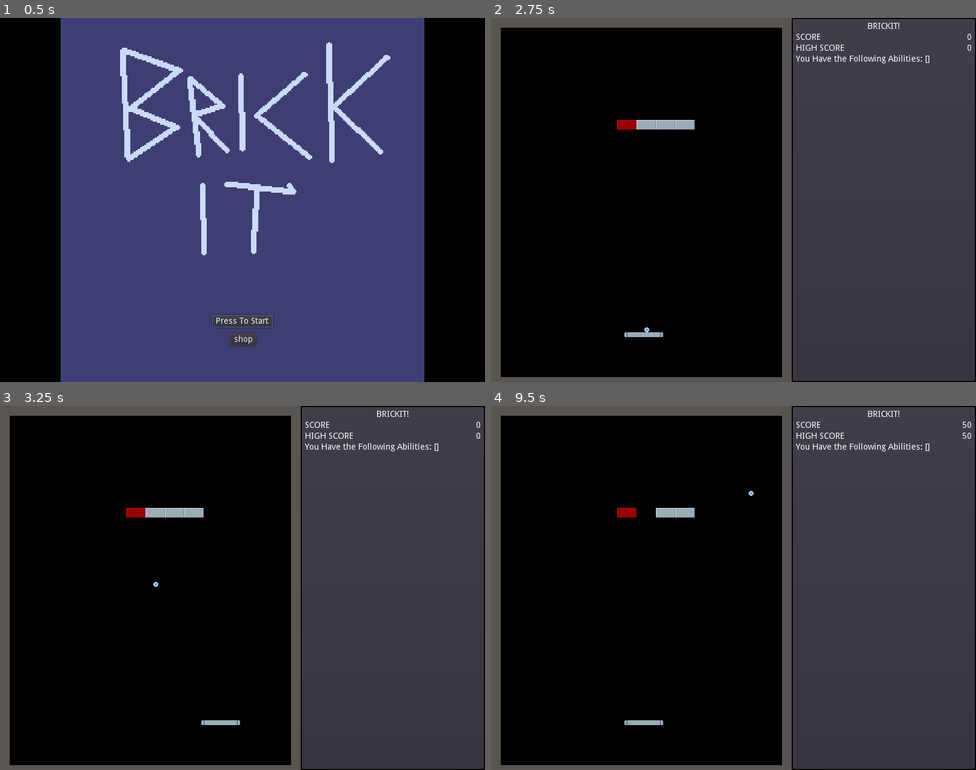
Above: before the commit, frames 1-4 (two rows, left to right).
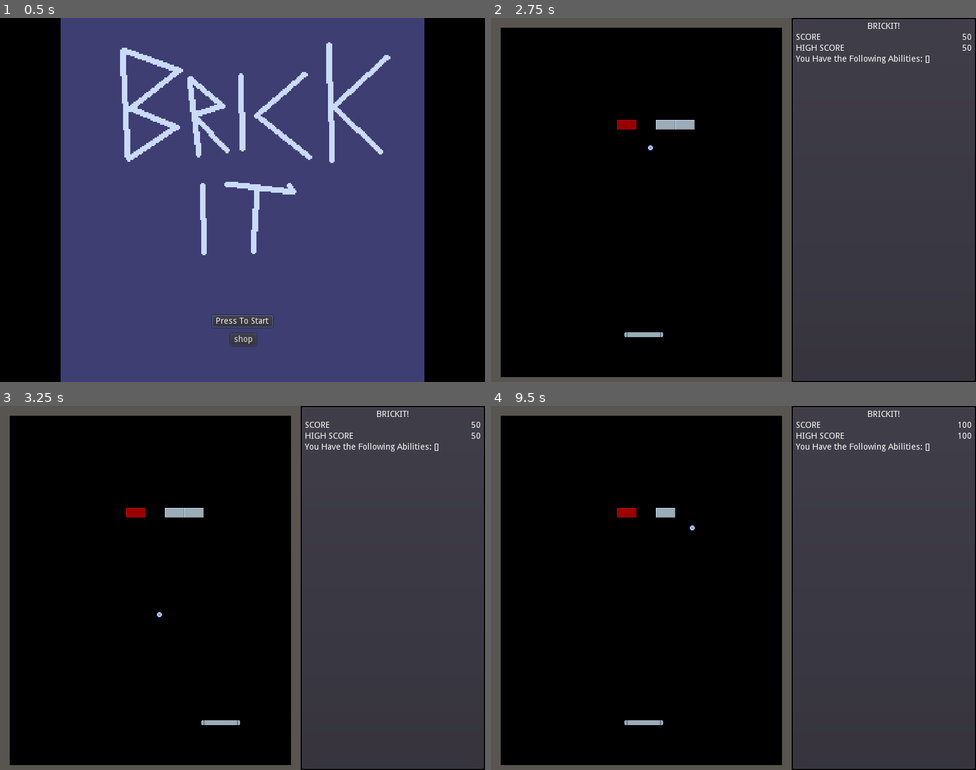
Above: after the commit, the same moments.

Repository: YeOldeDM/brickit
Game: Godot game, scene res://Title/Title.tscn
Same seed, same stepped clock (60 frames per second), same inputs: the game is played once before the commit and once after it.
Inputs:
- Up to frame 1 (0.5 s): no input
- Up to frame 2 (2.75 s): click "Press To Start" at 0.5 s; hold Right (ui_right) 1.28-2.03 s; tap Space (launch_ball) at 1.35, 2.1 s; hold Left (ui_left) from 2.03 s (still down)
- Up to frame 3 (3.25 s): release Left (ui_left) at 2.78 s; hold Right (ui_right) from 2.78 s (still down); tap Space (launch_ball) at 2.85 s
- Up to frame 4 (9.5 s): tap Space (launch_ball) every 0.75 s from 3.6 to 8.85 s; tap Enter at 4.25 s; release Right (ui_right) at 4.28 s; hold Left (ui_left) 4.28-6.53 s; hold Right (ui_right) 6.53-8.78 s; hold Left (ui_left) from 8.78 s (still down)

Frame 1 is identical in both runs. In frame 2, 0.1% of the frame differs, in the area x 30-98%, y 4-87%; in frame 3, 0.1%; in frame 4, 0.2%, in the area x 38-98%, y 4-35%.

Commit message:
different kind of paddle deflection

Diff:
--- a/PROJECT/Ball/Ball.gd
+++ b/PROJECT/Ball/Ball.gd
@@ -6,6 +6,17 @@
 const YLIMIT = 260
 # How much ball is deflected left/right when hitting the edge of the paddle
 const PADDLE_DEFLECT = 120
+
+var deflects = [
+	-150,
+	-75,
+	-32,
+	0,
+	32,
+	75,
+	150,
+]
+
 
 var velocity = Vector2(180,600) #must begin with some Y velocity!
 
@@ -20,8 +31,15 @@
 		var col = motion.collider
 		if col: #bounce off of solids
 			velocity = velocity.bounce( motion.normal )
-#			if col.is_in_group("paddle"): # Deflect when hitting the paddle.
-#				var x_diff =  position.x - col.position.x
+			if col.is_in_group("paddle"): # Deflect when hitting the paddle.
+				var x_diff =  position.x - col.position.x # Should be -32|32
+				var a = 64/6	#length of a section
+				var deflection_section = round(x_diff/a) #will be -3|3
+				var def_x = deflects[3+deflection_section] #Convert to 0|6
+#				print(def_x)
+				velocity.x = def_x
+
+
 #				velocity.x = x_diff * PADDLE_DEFLECT
 			# if we hit a brick
 			if col.is_in_group("brick"):
@@ -40,34 +58,34 @@
 		velocity = -Vector2(0,600)
 
 	# maintain a constant vertical speed
-#	velocity.y = YLIMIT * sign(velocity.y)
-#	if abs( velocity.x ) > XLIMIT:
-#		velocity.x = XLIMIT * sign(velocity.x)
+	velocity.y = YLIMIT * sign(velocity.y)
+	if abs( velocity.x ) > XLIMIT:
+		velocity.x = XLIMIT * sign(velocity.x)
 
 func _on_Paddle_send_paddle_pos(paddle_pos):
 	position.x = paddle_pos.x
 	position.y = paddle_pos.y - 8
 
-func _on_Paddle_ll():
-	velocity = Vector2(-150,-150)
-	print("ll")
-
-func _on_Paddle_lr():
-	velocity = Vector2(-75,-75)
-	print("lr")
-
-func _on_Paddle_ml():
-	velocity = Vector2(-32,-32)
-	print("ml")
-
-func _on_Paddle_mr():
-	velocity = Vector2(32,-32)
-	print("mr")
-
-func _on_Paddle_rl():
-	velocity = Vector2(75,-75)
-	print("rl")
-
-func _on_Paddle_rr():
-	velocity = Vector2(150,-150)
-	print("rr")
+#func _on_Paddle_ll():
+#	velocity = Vector2(-150,-150)
+#	print("ll")
+#
+#func _on_Paddle_lr():
+#	velocity = Vector2(-75,-75)
+#	print("lr")
+#
+#func _on_Paddle_ml():
+#	velocity = Vector2(-32,-32)
+#	print("ml")
+#
+#func _on_Paddle_mr():
+#	velocity = Vector2(32,-32)
+#	print("mr")
+#
+#func _on_Paddle_rl():
+#	velocity = Vector2(75,-75)
+#	print("rl")
+#
+#func _on_Paddle_rr():
+#	velocity = Vector2(150,-150)
+#	print("rr")
--- a/PROJECT/Paddle/Paddle.gd
+++ b/PROJECT/Paddle/Paddle.gd
@@ -27,31 +27,31 @@
 		input = joy_x
 
 	var movement =  move_and_collide( Vector2( input*SPEED,0 )*delta )
-	if	movement: # here im supposed to get through if there is a collider
-		var col = movement.collider
-		if col and col.is_in_group("balls"): #here if the collision is with the ball
-			print("works")
-			#from here on out  i check which section of the paddle the ball hit
-			#there are six sections, the letter 'l' represents left, 'r' right and 'm' middle.
-			#then it emits signals to ball, and there depending on which section was hit,
-			#the ball gets different velocity vector to go in a different direction
-			if movement.position.x > position.x - 24 and movement.position.x <= position.x - 16:
-				emit_signal("ll")
-
-			elif movement.position.x > position.x - 16 and movement.position.x <= position.x - 8:
-				emit_signal("lr")
-
-			elif movement.position.x > position.x - 8 and movement.position.x <= position.x:
-				emit_signal("ml")
-
-			elif movement.position.x > position.x and movement.position.x <= position.x + 8:
-				emit_signal("mr")
-
-			elif movement.position.x > position.x + 8 and movement.position.x <= position.x + 16:
-				emit_signal("rl")
-
-			elif movement.position.x > position.x + 16 and movement.position.x <= position.x + 24:
-				emit_signal("rr")
+#	if	movement: # here im supposed to get through if there is a collider
+#		var col = movement.collider
+#		if col and col.is_in_group("balls"): #here if the collision is with the ball
+#			print("works")
+#			#from here on out  i check which section of the paddle the ball hit
+#			#there are six sections, the letter 'l' represents left, 'r' right and 'm' middle.
+#			#then it emits signals to ball, and there depending on which section was hit,
+#			#the ball gets different velocity vector to go in a different direction
+#			if movement.position.x > position.x - 24 and movement.position.x <= position.x - 16:
+#				emit_signal("ll")
+#
+#			elif movement.position.x > position.x - 16 and movement.position.x <= position.x - 8:
+#				emit_signal("lr")
+#
+#			elif movement.position.x > position.x - 8 and movement.position.x <= position.x:
+#				emit_signal("ml")
+#
+#			elif movement.position.x > position.x and movement.position.x <= position.x + 8:
+#				emit_signal("mr")
+#
+#			elif movement.position.x > position.x + 8 and movement.position.x <= position.x + 16:
+#				emit_signal("rl")
+#
+#			elif movement.position.x > position.x + 16 and movement.position.x <= position.x + 24:
+#				emit_signal("rr")
 
 
 	if position.y != _y:
--- a/PROJECT/Paddle/Paddle.tscn
+++ b/PROJECT/Paddle/Paddle.tscn
@@ -3,7 +3,7 @@
 [ext_resource path="res://Paddle/Paddle.gd" type="Script" id=1]
 [ext_resource path="res://Assets/Gfx/paddle.png" type="Texture" id=2]
 
-[node name="Paddle" type="KinematicBody2D"]
+[node name="Paddle" type="KinematicBody2D" index="0"]
 
 input_pickable = false
 collision_layer = 1
